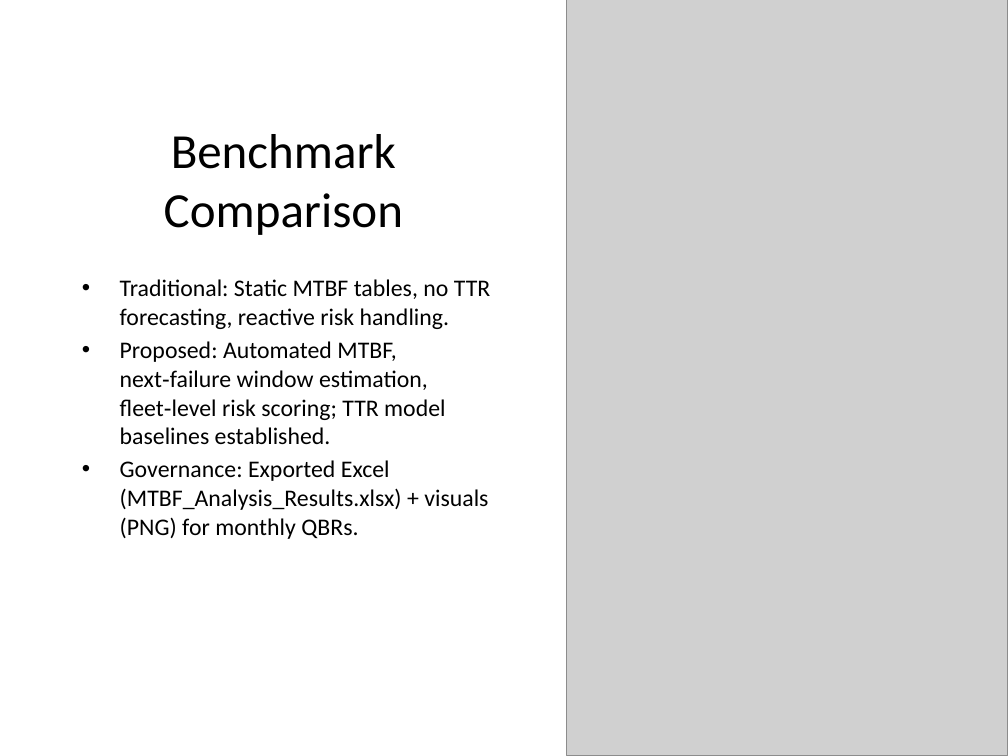
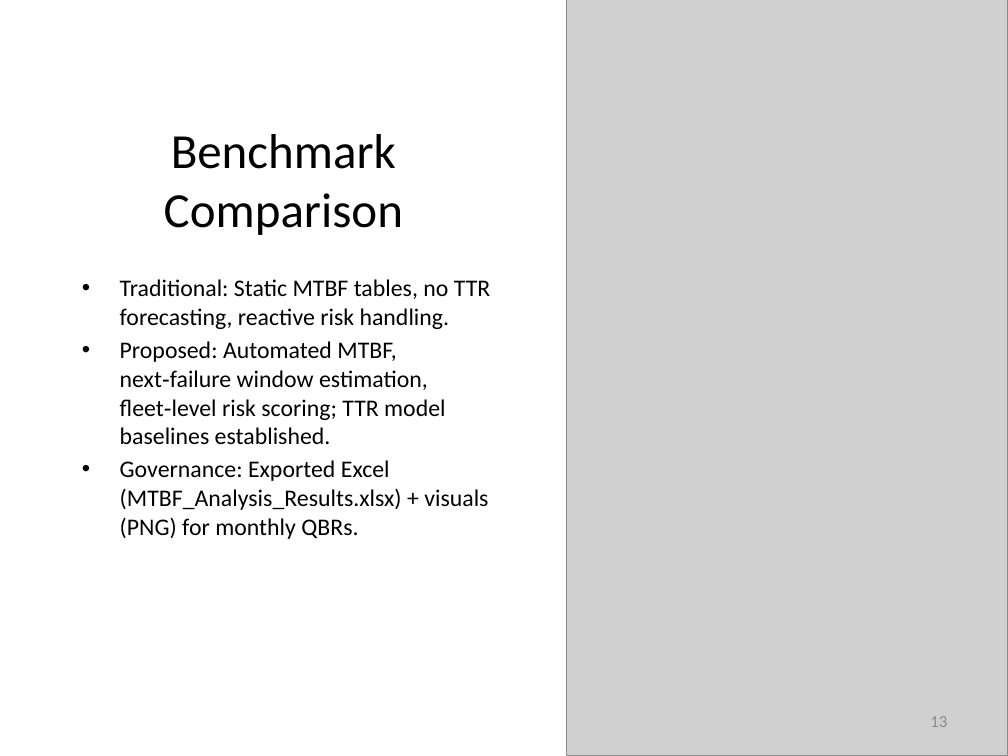
Before and after one commit to shohaghcsesust/BigData-MSProject, a slide deck: slide 13 of BigData_Project_Pro Serv 360.pptx. Drawn at 1008x756 pixels with LibreOffice and Linux fonts; fonts in the diff are those of the drawing; grey boxes stand for pictures. Boxes give left, top, right and bottom in pixels: in the first picture for what was removed or moved away, otherwise in the second. Text is boxed around its words. In the diff, an @@ line names an element or a change of style, - is before the commit and + after.

```diff
--- a/BigData_Project_Pro Serv 360.pptx
+++ b/BigData_Project_Pro Serv 360.pptx
@@ page number added at [930,716,947,727], 12 pt, text #8C8C8C @@
+13
```
Also in this commit, not shown: 7 other slides changed, 2 other files.
